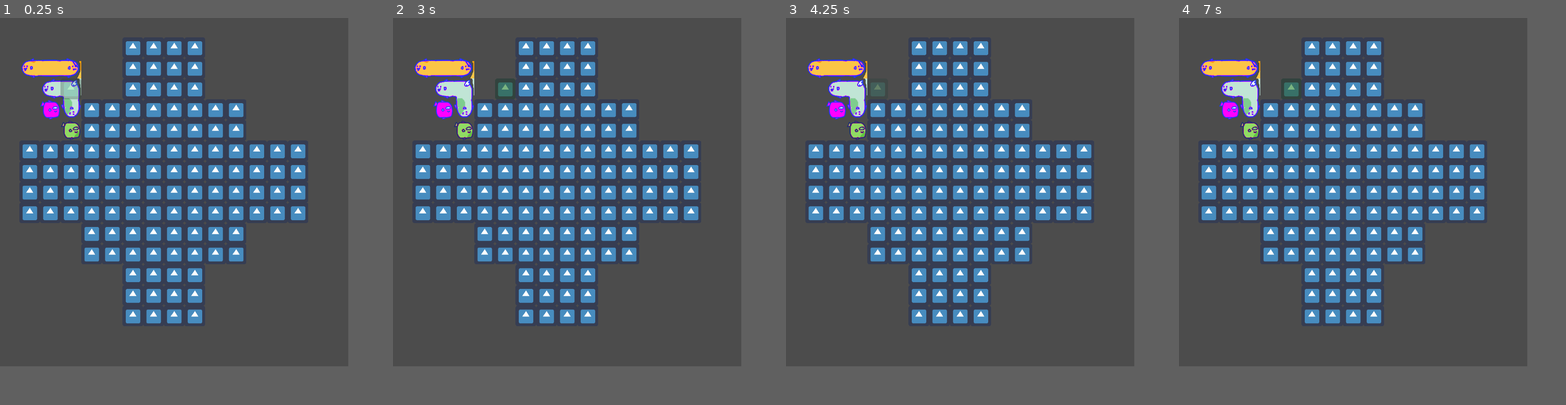
Above: before the commit, frames 1-4 (left to right).
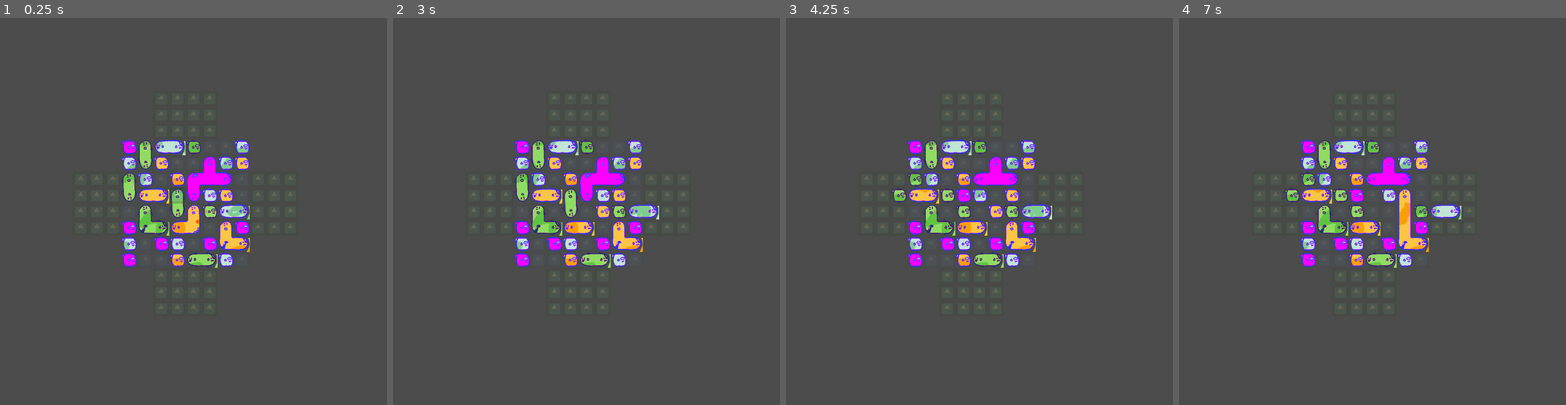
Above: after the commit, the same moments.

Repository: amckendry2/sokoban-cargo
Game: Godot game, scene res://Scenes/Docks.tscn
The game is run twice, just before and just after one commit, with the same random seed, the same clock (stepped at 60 frames per second) and the same inputs. The engine's default icon, where the game draws it, is replaced by a stand-in: a white triangle on a blue panel in a dark square.
Inputs:
- Up to frame 1 (0.25 s): no input
- Up to frame 2 (3 s): tap Enter at 0.5, 2 s; hold D (move_right) 0.53-1.28 s; tap Space (select_block) at 0.6, 1.25, 1.35, 2.1, 2.75, 2.85 s; hold S (move_down) 1.28-2.03 s; hold D (move_right) 2.03-2.78 s; hold W (move_up) from 2.78 s (still down)
- Up to frame 3 (4.25 s): tap Enter at 3.5 s; release W (move_up) at 3.53 s; hold A (move_left) from 3.53 s (still down); tap Space (select_block) at 3.6 s
- Up to frame 4 (7 s): tap Space (select_block) at 4.25, 4.35, 5.1, 5.85, 6.6 s; release A (move_left) at 5.03 s; hold S (move_down) 5.03-5.78 s; hold D (move_right) 5.78-6.53 s; hold W (move_up) from 6.53 s (still down)
In our replay, the window is 720x720 before the commit and 800x800 after it. These sizes can differ from the game's own. Grey fills any space a smaller window leaves; there, only what the larger window draws over its background counts as a difference.

The runs differ from the first frame. In frame 1, 22% of the frame differs, in the area x 5-79%, y 6-79%; in frame 2, 22%; in frame 3, 22%; in frame 4, 22%.

Commit message:
initial commit

Diff:
--- a/Scenes/Docks.tscn
+++ b/Scenes/Docks.tscn
@@ -79,6 +79,8 @@
 __meta__ = {
 "_edit_horizontal_guides_": [  ]
 }
+cursor_start_pos = Vector2( 7, 7 )
+spawn_pct = 0.75
 
 [node name="Camera2D" type="Camera2D" parent="."]
 position = Vector2( 544, 544 )
@@ -107,6 +109,7 @@
 one_shot = true
 
 [node name="LandGrids" type="Node2D" parent="BlockGrid"]
+modulate = Color( 1, 1, 1, 0.0784314 )
 __meta__ = {
 "_editor_description_": "Contains the grids that define what cells are \"land\""
 }
@@ -117,21 +120,25 @@
 tile_data = PoolIntArray( 65542, 0, 0, 65543, 0, 0, 65544, 0, 0, 65545, 0, 0, 131078, 0, 0, 131079, 0, 0, 131080, 0, 0, …(1471 unchanged characters)…
 
 [node name="BoatNorthGrid" type="TileMap" parent="BlockGrid/LandGrids"]
+modulate = Color( 0.992157, 1, 0, 1 )
 tile_set = SubResource( 8 )
 format = 1
 tile_data = PoolIntArray( 65542, 0, 0, 65543, 0, 0, 65544, 0, 0, 65545, 0, 0, 131078, 0, 0, 131079, 0, 0, 131080, 0, 0, 131081, 0, 0, 196614, 0, 0, 196615, 0, 0, 196616, 0, 0, 196617, 0, 0 )
 
 [node name="BoatSouthGrid" type="TileMap" parent="BlockGrid/LandGrids"]
+modulate = Color( 0.992157, 1, 0, 1 )
 tile_set = SubResource( 8 )
 format = 1
 tile_data = PoolIntArray( 786438, 0, 0, 786439, 0, 0, 786440, 0, 0, 786441, 0, 0, 851974, 0, 0, 851975, 0, 0, 851976, 0, 0, 851977, 0, 0, 917510, 0, 0, 917511, 0, 0, 917512, 0, 0, 917513, 0, 0 )
 
 [node name="BoatWestGrid" type="TileMap" parent="BlockGrid/LandGrids"]
+modulate = Color( 0.992157, 1, 0, 1 )
 tile_set = SubResource( 8 )
 format = 1
 tile_data = PoolIntArray( 393217, 0, 0, 393218, 0, 0, 393219, 0, 0, 458753, 0, 0, 458754, 0, 0, 458755, 0, 0, 524289, 0, 0, 524290, 0, 0, 524291, 0, 0, 589825, 0, 0, 589826, 0, 0, 589827, 0, 0 )
 
 [node name="BoatEastGrid" type="TileMap" parent="BlockGrid/LandGrids"]
+modulate = Color( 0.992157, 1, 0, 1 )
 tile_set = SubResource( 8 )
 format = 1
 tile_data = PoolIntArray( 393228, 0, 0, 393229, 0, 0, 393230, 0, 0, 458764, 0, 0, 458765, 0, 0, 458766, 0, 0, 524300, 0, 0, 524301, 0, 0, 524302, 0, 0, 589836, 0, 0, 589837, 0, 0, 589838, 0, 0 )
--- a/Scripts/AnimatedBlockGroup.gd
+++ b/Scripts/AnimatedBlockGroup.gd
@@ -1,4 +1,6 @@
 extends DynamicTileMap
+
+const BlockLogic = preload("res://Scripts/BlockLogic.gd")
 
 var _move_target: Vector2
 var _timer: Timer = null
--- a/Scripts/BlockGrid.gd
+++ b/Scripts/BlockGrid.gd
@@ -8,41 +8,53 @@
 var block_state: Dictionary = {}
 var next_block_state: Dictionary = {}
 
-func initialize_state():
-	var new_state = {}
-	var red_block_cells = {}
-	red_block_cells[Vector2(2, 3)] = null
-	red_block_cells[Vector2(3, 3)] = null
-	red_block_cells[Vector2(3, 4)] = null
-	var red_block = {
-		"cells": red_block_cells,
-		"color": BlockLogic.BlockColor.RED
-	}
-	var green_block_cells = {}
-	green_block_cells[Vector2(1, 2)] = null
-	green_block_cells[Vector2(2, 2)] = null
-	green_block_cells[Vector2(3, 2)] = null
-	var green_block = {
-		"cells": green_block_cells,
-		"color": BlockLogic.BlockColor.GREEN
-	}
-	var yellow_block_cells = {}
-	yellow_block_cells[Vector2(2, 4)] = null
-	var yellow_block = {
-		"cells": yellow_block_cells,
-		"color": BlockLogic.BlockColor.YELLOW
-	}
-	var blue_block_cells = {}
-	blue_block_cells[Vector2(3, 5)] = null
-	var blue_block = {
-		"cells": blue_block_cells,
-		"color": BlockLogic.BlockColor.BLUE
-	}
-	new_state[red_block] = null
-	new_state[green_block] = null
-	new_state[yellow_block] = null
-	new_state[blue_block] = null
-	next_block_state = new_state
+#func initialize_state():
+#	var new_state = {}
+#	var red_block_cells = {}
+#	red_block_cells[Vector2(2, 3)] = null
+#	red_block_cells[Vector2(3, 3)] = null
+#	red_block_cells[Vector2(3, 4)] = null
+#	var red_block = {
+#		"cells": red_block_cells,
+#		"color": BlockLogic.BlockColor.RED
+#	}
+#	var green_block_cells = {}
+#	green_block_cells[Vector2(1, 2)] = null
+#	green_block_cells[Vector2(2, 2)] = null
+#	green_block_cells[Vector2(3, 2)] = null
+#	var green_block = {
+#		"cells": green_block_cells,
+#		"color": BlockLogic.BlockColor.GREEN
+#	}
+#	var yellow_block_cells = {}
+#	yellow_block_cells[Vector2(2, 4)] = null
+#	var yellow_block = {
+#		"cells": yellow_block_cells,
+#		"color": BlockLogic.BlockColor.YELLOW
+#	}
+#	var blue_block_cells = {}
+#	blue_block_cells[Vector2(3, 5)] = null
+#	var blue_block = {
+#		"cells": blue_block_cells,
+#		"color": BlockLogic.BlockColor.BLUE
+#	}
+#	new_state[red_block] = null
+#	new_state[green_block] = null
+#	new_state[yellow_block] = null
+#	new_state[blue_block] = null
+#	next_block_state = new_state
+#	update_state()
+
+func spawn_random_blocks(x_min: int, y_min: int, x_max: int, y_max: int, spawn_pct: float):
+	for x in range(x_min, x_max):
+		for y in range(y_min, y_max):
+			var cell = Vector2(x, y)
+			var emptyCell = not BlockLogic.findBlockAtPosition(cell, block_state)["foundBlock"]
+			if emptyCell && rand_range(0, 1) < spawn_pct:
+				var color = BlockLogic.getRandomColor()
+				var new_block = BlockLogic.makeSingleCellBlock(cell, color)
+				block_state[new_block] = null
+	next_block_state = BlockLogic.fuseBlocks(block_state)
 	update_state()
 
 func move_blocks(moved_blocks: Dictionary, new_state: Dictionary, direction):
--- a/Scripts/BlockLogic.gd
+++ b/Scripts/BlockLogic.gd
@@ -1,6 +1,10 @@
 class_name BlockLogic extends Node2D
 
 enum BlockColor {RED, GREEN, BLUE, YELLOW}
+
+static func getRandomColor():
+	var keys = BlockColor.keys()
+	return BlockColor[keys[randi() % len(keys)]]
 
 enum MoveDirection {EAST, NORTH, WEST, SOUTH}
 
@@ -25,6 +29,11 @@
 # Unsafe constructor.
 # Make a block from a contiguous set of cells. No check is performed for the
 # contiguousness of the cells.
+static func makeSingleCellBlock(cell: Vector2, color) -> Dictionary:
+	var cells = {}
+	cells[cell] = null
+	return { "cells": cells, "color": color }
+
 static func makeBlock(cells: Dictionary, color) -> Dictionary:
 	return { "cells": cells, "color": color }
 
--- a/Scripts/Docks.gd
+++ b/Scripts/Docks.gd
@@ -1,13 +1,25 @@
 extends Node2D
+
+const BlockLogic = preload("res://Scripts/BlockLogic.gd")
 
 var selected: bool = false
 var ignore_input: bool = false
 
-var cursor_pos: Vector2 = Vector2(3, 3)
+var cursor_pos: Vector2
+
+export var cursor_start_pos: Vector2 = Vector2(3, 3)
+export var spawn_pct: float = 0.25
+export var grid_x_min: int = 4
+export var grid_x_max: int = 12
+export var grid_y_min: int = 4
+export var grid_y_max: int = 12
+export var keep_blocks_selected: bool = true
 
 func _ready():
+	cursor_pos = cursor_start_pos
 	$SelectionGrid.update_tile(cursor_pos)
-	$BlockGrid.initialize_state()
+#	$BlockGrid.initialize_state()
+	$BlockGrid.spawn_random_blocks(grid_x_min, grid_y_min, grid_x_max, grid_y_max, spawn_pct)
 
 # move_dir: BlockLogic.MoveDirection
 func _move(move_dir):
@@ -45,4 +57,5 @@
 
 func _on_BlockGrid_push_ended():
 	ignore_input = false
-	end_selection()
+	if not keep_blocks_selected:
+		end_selection()
--- a/project.godot
+++ b/project.godot
@@ -32,9 +32,7 @@
 
 [display]
 
-window/size/width=720
-window/size/height=720
-window/size/resizable=false
+window/size/height=1024
 window/stretch/mode="viewport"
 window/stretch/aspect="keep"
 
